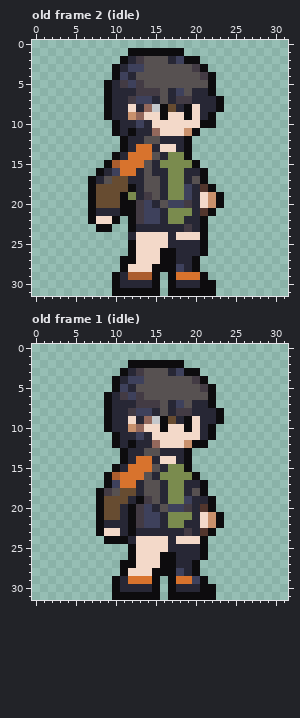
A pixel-art file gets an edit: game/public/assets/characters/erda.ase. The picture above is the old version.
32x32 pixels, 26 frames. Shown: old frame 2 (idle), old frame 1 (idle). The commit also changed other frames, which this record leaves out.
New version:
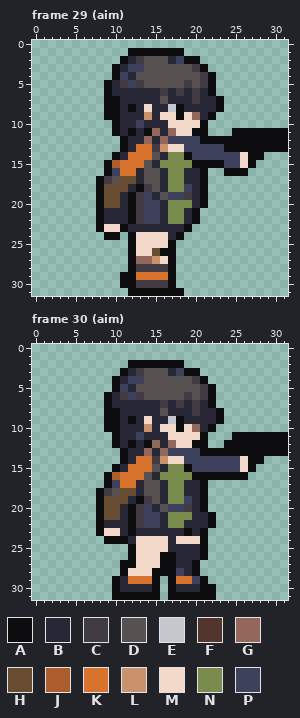
Palette (. is transparent): A #0d0c0e  B #272735  C #433b44  D #575151  E #c4c8cc  F #52362d  G #93685c  H #674c31  J #ab5d2e  K #d8732d  L #c9916c  M #f3d9c9  N #7a8b4e  P #3e415c
A new or re-ordered frame is compared with the old frame closest to it.
Changes in this commit:
frames 26 -> 30
Changed rows in their new state; - is an unchanged pixel.
Frame 29 (aim) is new; against old frame 2 (idle):
first column x 7:
 5 ------------C-C----------
 6 ------BBBC-CBC-----------
 7 ---A-BBB---BBC-----------
 8 ---A-A-MBBEABB-----------
 9 ---A-BBLBM-AMG-----------
10 --------BB-----.---------
11 -------A-BG-M-A---AAAAAAA
12 -------GBGPPPPAAAAAAAAAAA
13 --------CL-MPPPPPAAAAAAAA
14 -------------PPPPPPMAA---
15 --------------AAAPPMA----
16 -.A-----D--------AAA-----
17 .ACD-H-------B-----------
18 .A---BAC------A.---------
19 .A--BACPBDPPC-A..--------
20 .A--B---PBNNN-A..--------
21 .A--B-------BA..---------
22 .ABBB--------A.----------
23 --MMAB------A..----------
24 --AA-A-----A...----------
25 ----------A....----------
26 --------H--....----------
27 ----.-GGLM-...-----------
28 ----.ACCCC-...-----------
29 ---.AAKKKK-....----------
30 ---.AACCCC-.....---------
31 ---..----A--....---------
Frame 30 (aim) is new; against old frame 1 (idle):
first column x 10:
 6 ---------C-C----------
 7 ---BBBC-CBC-----------
 8 A-BBB---BBC-----------
 9 A-A-MBBEABB-----------
10 A-BBLBM-AMG-----------
11 -----BB----A.--AAAAAAA
12 ----A-BG-M----AAAAAAAA
13 ----GBGPPPPAAAAAAAAAAA
14 -----CL-MPPPPPPPMAA---
15 ----------PPPPPPMA----
16 -----------AAAAAA-----
18 ----------B-----------
19 -----------A.---------
20 -----------A.---------
21 -----------BA.--------
22 -----------BA.--------
23 ---------A-A.---------
